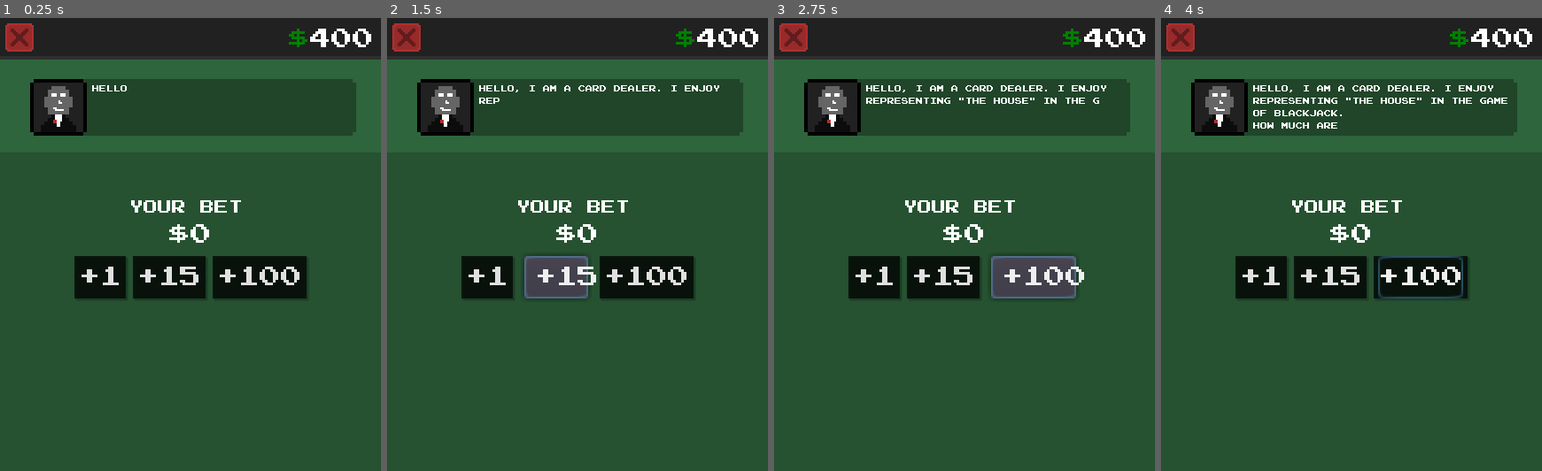
Above: before the commit, frames 1-4 (left to right).
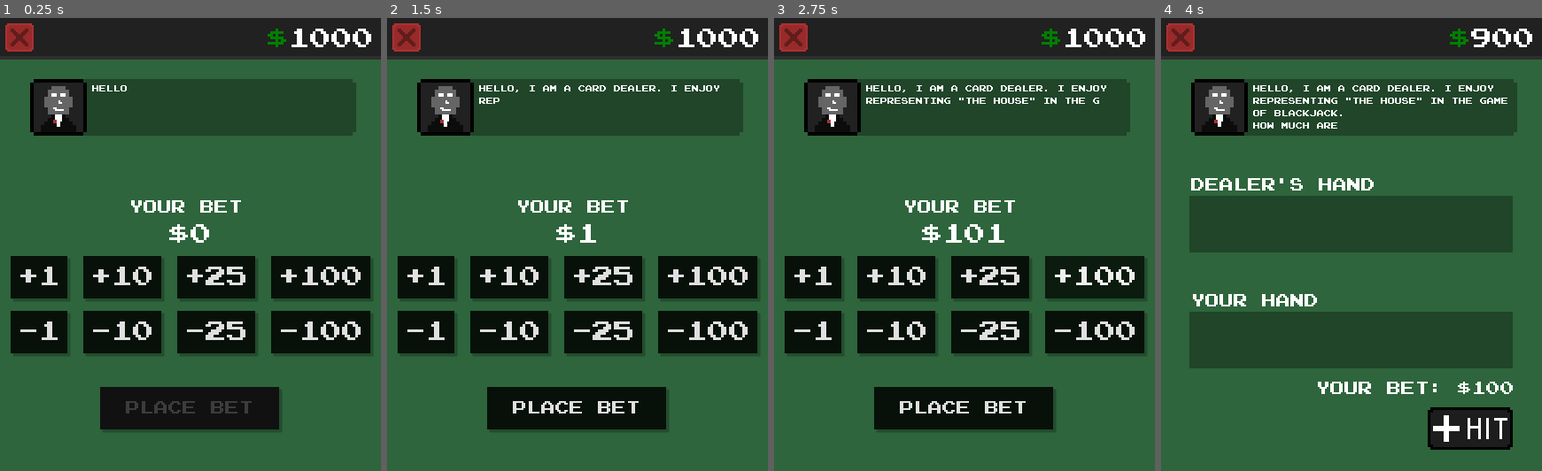
Above: after the commit, the same moments.

Repository: Ichicoro/godot-blackjack
Game: Godot game, scene res://scenes/GameView.tscn
The game is run twice, just before and just after one commit, with the same random seed, the same clock (stepped at 60 frames per second) and the same inputs.
Inputs (mouse positions are in pixels of both pictures, inside the frame that each line leads up to):
- Up to frame 1 (0.25 s): no input
- Up to frame 2 (1.5 s): click "+1" at 0.5 s; click (554, 276) at 1.25 s, where only the run before the commit has a clickable "+15"
- Up to frame 3 (2.75 s): click "+100" at 2 s
- Up to frame 4 (4 s): click (1199, 330) at 2.75 s, where only the run after the commit has a clickable "-1"; click (1351, 407) at 3.5 s, where only the run after the commit has a clickable "PLACE BET"

The runs differ from the first frame. In frame 1, 17% of the frame differs, in the area x 2-98%, y 2-91%; in frame 2, 19%; in frame 3, 20%; in frame 4, 10%.
Error before the commit: Trying to assign value of type 'GridContainer' to a variable of type 'Card.gd'. (res://scripts/TableManager.gd:76)

Commit message:
Start work on the dealing part of the round, and finish the betting panel

Diff:
--- a/project.godot
+++ b/project.godot
@@ -23,6 +23,10 @@
 config/name="Blackjack"
 run/main_scene="res://scenes/GameView.tscn"
 config/icon="res://assets/dealer_icon.png"
+
+[autoload]
+
+UserData="*res://scripts/UserData.gd"
 
 [display]
 
@@ -62,3 +66,4 @@
 [rendering]
 
 environment/default_environment="res://default_env.tres"
+quality/driver/driver_name.HTML5="GLES2"
--- /dev/null
+++ b/scenes/BettingButton.tscn
@@ -0,0 +1,70 @@
+[gd_scene load_steps=7 format=2]
+
+[ext_resource path="res://assets/big_font.tres" type="DynamicFont" id=1]
+
+[sub_resource type="StyleBoxFlat" id=7]
+content_margin_left = 8.0
+content_margin_right = 8.0
+bg_color = Color( 0.0470588, 0.109804, 0.0588235, 1 )
+shadow_color = Color( 0, 0, 0, 0.239216 )
+shadow_size = 1
+shadow_offset = Vector2( 3, 3 )
+
+[sub_resource type="StyleBoxFlat" id=8]
+content_margin_left = 4.0
+content_margin_top = 6.0
+bg_color = Color( 0, 0, 0, 0 )
+shadow_color = Color( 0.0470588, 0.109804, 0.0588235, 1 )
+shadow_size = 1
+shadow_offset = Vector2( 3, 3 )
+anti_aliasing = false
+
+[sub_resource type="StyleBoxFlat" id=6]
+content_margin_left = 8.0
+content_margin_right = 8.0
+bg_color = Color( 0.07, 0.07, 0.07, 1 )
+shadow_color = Color( 0, 0, 0, 0.239216 )
+shadow_size = 1
+shadow_offset = Vector2( 3, 3 )
+anti_aliasing = false
+
+[sub_resource type="StyleBoxFlat" id=4]
+content_margin_left = 8.0
+content_margin_right = 8.0
+bg_color = Color( 0.0313726, 0.0705882, 0.0392157, 1 )
+shadow_color = Color( 0, 0, 0, 0.239216 )
+shadow_size = 1
+shadow_offset = Vector2( 3, 3 )
+anti_aliasing = false
+
+[sub_resource type="GDScript" id=5]
+script/source = "extends Button
+
+signal pressed_betting_button(amount)
+
+func _ready():
+	pass
+
+func _on_Button_pressed():
+	var amount = int(self.text)
+	emit_signal(\"pressed_betting_button\", amount)
+
+"
+
+[node name="Button" type="Button"]
+margin_right = 88.0
+margin_bottom = 48.0
+focus_mode = 0
+custom_styles/hover = SubResource( 7 )
+custom_styles/pressed = SubResource( 8 )
+custom_styles/focus = SubResource( 7 )
+custom_styles/disabled = SubResource( 6 )
+custom_styles/normal = SubResource( 4 )
+custom_fonts/font = ExtResource( 1 )
+enabled_focus_mode = 0
+text = "+50"
+script = SubResource( 5 )
+__meta__ = {
+"_edit_use_anchors_": false
+}
+[connection signal="pressed" from="." to="." method="_on_Button_pressed"]
--- a/scenes/Card.tscn
+++ b/scenes/Card.tscn
@@ -1,9 +1,10 @@
-[gd_scene load_steps=5 format=2]
+[gd_scene load_steps=6 format=2]
 
 [ext_resource path="res://assets/card_font.tres" type="DynamicFont" id=1]
 [ext_resource path="res://scripts/Card.gd" type="Script" id=2]
 [ext_resource path="res://assets/card_icons/clubs.png" type="Texture" id=3]
 [ext_resource path="res://assets/card_background.png" type="Texture" id=4]
+[ext_resource path="res://assets/card_back.png" type="Texture" id=5]
 
 [node name="Card" type="Control"]
 anchor_right = 0.056
@@ -48,3 +49,9 @@
 __meta__ = {
 "_edit_use_anchors_": false
 }
+
+[node name="CardBack" type="TextureRect" parent="."]
+visible = false
+margin_right = 24.0
+margin_bottom = 32.0
+texture = ExtResource( 5 )
--- a/scenes/GameView.tscn
+++ b/scenes/GameView.tscn
@@ -1,6 +1,5 @@
-[gd_scene load_steps=15 format=2]
-
-[ext_resource path="res://scenes/Card.tscn" type="PackedScene" id=1]
+[gd_scene load_steps=17 format=2]
+
 [ext_resource path="res://assets/table_font.tres" type="DynamicFont" id=2]
 [ext_resource path="res://assets/buttons/hit_button.png" type="Texture" id=3]
 [ext_resource path="res://assets/dealer_icon.png" type="Texture" id=4]
@@ -15,19 +14,47 @@
 
 [sub_resource type="StyleBoxFlat" id=2]
 bg_color = Color( 0, 0, 0, 0.188235 )
+draw_center = false
 
 [sub_resource type="StyleBoxFlat" id=3]
 bg_color = Color( 0, 0, 0, 0.313726 )
 
-[sub_resource type="StyleBoxFlat" id=6]
-bg_color = Color( 0, 0, 0, 0.701961 )
-expand_margin_left = 5.0
-expand_margin_right = 5.0
+[sub_resource type="StyleBoxFlat" id=7]
+content_margin_left = 8.0
+content_margin_right = 8.0
+bg_color = Color( 0.0470588, 0.109804, 0.0588235, 1 )
 shadow_color = Color( 0, 0, 0, 0.239216 )
 shadow_size = 1
-shadow_offset = Vector2( 2, 2 )
-
-[sub_resource type="GDScript" id=5]
+shadow_offset = Vector2( 3, 3 )
+
+[sub_resource type="StyleBoxFlat" id=8]
+content_margin_left = 4.0
+content_margin_top = 6.0
+bg_color = Color( 0, 0, 0, 0 )
+shadow_color = Color( 0.0470588, 0.109804, 0.0588235, 1 )
+shadow_size = 1
+shadow_offset = Vector2( 3, 3 )
+anti_aliasing = false
+
+[sub_resource type="StyleBoxFlat" id=6]
+content_margin_left = 8.0
+content_margin_right = 8.0
+bg_color = Color( 0.07, 0.07, 0.07, 1 )
+shadow_color = Color( 0, 0, 0, 0.239216 )
+shadow_size = 1
+shadow_offset = Vector2( 3, 3 )
+anti_aliasing = false
+
+[sub_resource type="StyleBoxFlat" id=4]
+content_margin_left = 8.0
+content_margin_right = 8.0
+bg_color = Color( 0.0313726, 0.0705882, 0.0392157, 1 )
+shadow_color = Color( 0, 0, 0, 0.239216 )
+shadow_size = 1
+shadow_offset = Vector2( 3, 3 )
+anti_aliasing = false
+
+[sub_resource type="GDScript" id=9]
 script/source = "extends Label
 
 
@@ -106,49 +133,6 @@
 __meta__ = {
 "_edit_use_anchors_": false
 }
-
-[node name="Card" parent="DealingPanel/PlayerHandPanel/GridContainer" instance=ExtResource( 1 )]
-anchor_right = 0.0
-anchor_bottom = 0.0
-margin_right = 0.0
-margin_bottom = 0.0
-card_type = 2
-card_sign = 2
-
-[node name="Card2" parent="DealingPanel/PlayerHandPanel/GridContainer" instance=ExtResource( 1 )]
-anchor_right = 0.0
-anchor_bottom = 0.0
-margin_left = 16.0
-margin_right = 16.0
-margin_bottom = 0.0
-card_type = 9
-
-[node name="Card4" parent="DealingPanel/PlayerHandPanel/GridContainer" instance=ExtResource( 1 )]
-anchor_right = 0.0
-anchor_bottom = 0.0
-margin_left = 32.0
-margin_right = 32.0
-margin_bottom = 0.0
-card_type = 3
-card_sign = 1
-
-[node name="Card5" parent="DealingPanel/PlayerHandPanel/GridContainer" instance=ExtResource( 1 )]
-anchor_right = 0.0
-anchor_bottom = 0.0
-margin_left = 48.0
-margin_right = 48.0
-margin_bottom = 0.0
-card_type = 1
-card_sign = 3
-
-[node name="Card6" parent="DealingPanel/PlayerHandPanel/GridContainer" instance=ExtResource( 1 )]
-anchor_right = 0.0
-anchor_bottom = 0.0
-margin_left = 64.0
-margin_right = 64.0
-margin_bottom = 0.0
-card_type = 1
-card_sign = 3
 
 [node name="DealerLabel" type="Label" parent="DealingPanel"]
 margin_left = 34.0
@@ -197,49 +181,6 @@
 __meta__ = {
 "_edit_use_anchors_": false
 }
-
-[node name="Card" parent="DealingPanel/DealerHandPanel/GridContainer" instance=ExtResource( 1 )]
-anchor_right = 0.0
-anchor_bottom = 0.0
-margin_right = 0.0
-margin_bottom = 0.0
-card_type = 1
-card_sign = 2
-
-[node name="Card2" parent="DealingPanel/DealerHandPanel/GridContainer" instance=ExtResource( 1 )]
-anchor_right = 0.0
-anchor_bottom = 0.0
-margin_left = 16.0
-margin_right = 16.0
-margin_bottom = 0.0
-card_type = 8
-
-[node name="Card3" parent="DealingPanel/DealerHandPanel/GridContainer" instance=ExtResource( 1 )]
-anchor_right = 0.0
-anchor_bottom = 0.0
-margin_left = 32.0
-margin_right = 32.0
-margin_bottom = 0.0
-card_type = 6
-card_sign = 3
-
-[node name="Card4" parent="DealingPanel/DealerHandPanel/GridContainer" instance=ExtResource( 1 )]
-anchor_right = 0.0
-anchor_bottom = 0.0
-margin_left = 48.0
-margin_right = 48.0
-margin_bottom = 0.0
-card_type = 3
-card_sign = 1
-
-[node name="Card5" parent="DealingPanel/DealerHandPanel/GridContainer" instance=ExtResource( 1 )]
-anchor_right = 0.0
-anchor_bottom = 0.0
-margin_left = 64.0
-margin_right = 64.0
-margin_bottom = 0.0
-card_type = 1
-card_sign = 3
 
 [node name="TextureButton" type="TextureButton" parent="DealingPanel"]
 margin_left = 300.817
@@ -262,7 +203,7 @@
 "_edit_use_anchors_": false
 }
 
-[node name="Label" type="Label" parent="BettingPanel"]
+[node name="BetAmount" type="Label" parent="BettingPanel"]
 anchor_left = 0.5
 anchor_top = 0.5
 anchor_right = 0.5
@@ -305,36 +246,33 @@
 "_edit_use_anchors_": false
 }
 
-[node name="1btn" type="Button" parent="BettingPanel/RaiseButtonsContainer"]
-margin_left = 89.0
-margin_right = 137.0
-margin_bottom = 48.0
-custom_styles/normal = SubResource( 6 )
-custom_fonts/font = ExtResource( 9 )
-text = "+1"
-__meta__ = {
-"_edit_use_anchors_": false
-}
-
-[node name="15btn" type="Button" parent="BettingPanel/RaiseButtonsContainer"]
-margin_left = 155.0
-margin_right = 227.0
-margin_bottom = 48.0
-custom_styles/normal = SubResource( 6 )
-custom_fonts/font = ExtResource( 9 )
-text = "+15"
-__meta__ = {
-"_edit_use_anchors_": false
-}
-
-[node name="100btn" type="Button" parent="BettingPanel/RaiseButtonsContainer"]
-margin_left = 245.0
-margin_right = 341.0
-margin_bottom = 48.0
-custom_styles/normal = SubResource( 6 )
-custom_fonts/font = ExtResource( 9 )
-custom_constants/hseparation = 0
-text = "+100"
+[node name="LowerButtonsContainer" type="HBoxContainer" parent="BettingPanel"]
+margin_top = 179.0
+margin_right = 430.0
+margin_bottom = 227.0
+custom_constants/separation = 18
+alignment = 1
+__meta__ = {
+"_edit_use_anchors_": false
+}
+
+[node name="PlaceBetButton" type="Button" parent="BettingPanel"]
+margin_left = 113.0
+margin_top = 265.0
+margin_right = 315.0
+margin_bottom = 313.0
+grow_horizontal = 2
+grow_vertical = 2
+focus_mode = 0
+custom_styles/hover = SubResource( 7 )
+custom_styles/pressed = SubResource( 8 )
+custom_styles/focus = SubResource( 7 )
+custom_styles/disabled = SubResource( 6 )
+custom_styles/normal = SubResource( 4 )
+custom_fonts/font = ExtResource( 2 )
+disabled = true
+enabled_focus_mode = 0
+text = "PLACE BET"
 __meta__ = {
 "_edit_use_anchors_": false
 }
@@ -392,4 +330,5 @@
 [node name="TextTimer" type="Timer" parent="Dealer"]
 wait_time = 0.05
 autostart = true
+[connection signal="pressed" from="BettingPanel/PlaceBetButton" to="." method="_on_PlaceBetButton_pressed"]
 [connection signal="timeout" from="Dealer/TextTimer" to="Dealer/DealerText" method="_on_TextTimer_timeout"]
--- a/scenes/TopBar.tscn
+++ b/scenes/TopBar.tscn
@@ -7,6 +7,19 @@
 bg_color = Color( 0.133333, 0.133333, 0.133333, 1 )
 border_width_bottom = 4
 border_color = Color( 0.184314, 0.184314, 0.184314, 1 )
+
+[sub_resource type="GDScript" id=2]
+script/source = "extends RichTextLabel
+
+const credit_template = \"[right][color=green]$[/color]%s[/right]\"
+
+func _ready():
+	update_credit(UserData.credit)
+	UserData.connect(\"credit_changed\", self, \"update_credit\")
+
+func update_credit(new_credit):
+	self.bbcode_text = credit_template % str(new_credit)
+"
 
 [node name="Control" type="Control"]
 anchor_right = 1.0
@@ -34,6 +47,7 @@
 bbcode_enabled = true
 bbcode_text = "[right][color=green]$[/color]400[/right]"
 text = "$400"
+script = SubResource( 2 )
 __meta__ = {
 "_edit_use_anchors_": false
 }
--- a/scripts/Card.gd
+++ b/scripts/Card.gd
@@ -29,6 +29,7 @@
 
 export(CardType) var card_type: int setget card_type_set
 export(CardSign) var card_sign: int setget card_sign_set
+export(bool) var flipped: bool setget set_flipped
 
 
 const sign_images = [
@@ -124,3 +125,8 @@
 	else:
 		$CardSignTexture.rect_position = Vector2(7, 15)
 	$CardTypeLabel.add_color_override("font_color", get_sign_color(self.card_sign))
+
+
+func set_flipped(is_flipped):
+	flipped = is_flipped
+	$CardBack.visible = flipped
--- a/scripts/TableManager.gd
+++ b/scripts/TableManager.gd
@@ -1,6 +1,7 @@
 extends Control
 
 const CardScene = preload("res://scenes/Card.tscn")
+const BettingButton = preload("res://scenes/BettingButton.tscn")
 
 enum Hand {
 	PLAYER,
@@ -17,7 +18,7 @@
 }
 
 var deck = []
-var round_state: int = RoundState.BETTING
+var round_state: int = RoundState.BETTING setget set_round_state
 
 var player_bet: int = 0 setget set_player_bet
 
@@ -25,21 +26,37 @@
 onready var dealer_hand_container = $DealingPanel/DealerHandPanel/GridContainer
 onready var ingame_bet_label = $DealingPanel/IngameBetLabel
 
+onready var raise_buttons_container = $BettingPanel/RaiseButtonsContainer
+onready var lower_buttons_container = $BettingPanel/LowerButtonsContainer
+onready var betting_panel_bet_amount_label = $BettingPanel/BetAmount
+onready var place_bet_button = $BettingPanel/PlaceBetButton
+
 
 func _ready():
+	# Setup deck
 	deck = Card.generate_deck()
 
-	set_player_bet(500)
+	# Set round state
+	set_round_state(RoundState.BETTING)
 
-	deal_card({"card_type": Card.CardType.FIVE, "card_sign": Card.CardSign.HEARTS}, Hand.DEALER)
+	# Setup betting UI
+	for child in raise_buttons_container.get_children():
+		child.queue_free()
+	for child in lower_buttons_container.get_children():
+		child.queue_free()
+	for i in [1, 10, 25, 100]:
+		var btn = BettingButton.instance()
+		btn.text = "+" + str(i)
+		btn.connect("pressed_betting_button", self, "handle_bet_button")
+		raise_buttons_container.add_child(btn)
 
-	print("-- player hand value --")
-	get_hand_value(Hand.PLAYER)
+		btn = BettingButton.instance()
+		btn.text = "-" + str(i)
+		btn.connect("pressed_betting_button", self, "handle_bet_button")
+		lower_buttons_container.add_child(btn)
 
-	print("-- dealer hand value --")
-	get_hand_value(Hand.DEALER)
-#	var card = CardScene.instance().init(Card.CardSign.HEARTS, Card.CardType.FOUR)
-#	$HandPanel/GridContainer.add_child(card)
+	update_button_states()
+#	deal_card({"card_type": Card.CardType.FIVE, "card_sign": Card.CardSign.HEARTS}, Hand.DEALER)
 
 
 func get_hand_value(whose: int):
@@ -69,10 +86,56 @@
 	if value < 0: return
 	player_bet = value
 	ingame_bet_label.text = "YOUR BET: $%s" % str(value)
+	betting_panel_bet_amount_label.text = "$%s" % value
 	print(ingame_bet_label.text)
 
 
-func deal_card(which, to_who: int):
+func set_round_state(state):
+	round_state = state
+	if round_state == RoundState.IDLE:
+		pass
+
+
+func deal_card(which, to_who: int, flipped = false):
 	var hand_container: Card = player_hand_container if to_who==Hand.PLAYER else dealer_hand_container
-	var card = CardScene.instance().init(which.card_sign, which.card_type)
+	var card = CardScene.instance().init(Card.CardSign[which.card_sign], Card.CardType[which.card_type])
+	card.flipped = flipped
 	hand_container.add_child(card)
+
+
+func handle_bet_button(amount):
+	set_player_bet(player_bet + amount)
+	#UserData.credit -= amount
+	update_button_states()
+
+
+func update_button_states():
+	place_bet_button.disabled = (player_bet == 0)
+	for button in raise_buttons_container.get_children():
+		button.disabled = (int(button.text)+player_bet > UserData.credit)
+	for button in lower_buttons_container.get_children():
+		button.disabled = (UserData.credit - (player_bet+int(button.text)) < 0)
+
+
+func _on_PlaceBetButton_pressed():
+	UserData.credit -= player_bet
+	start_round()
+
+
+func start_round():
+	$BettingPanel.hide()
+	$DealingPanel.show()
+	set_round_state(RoundState.DEALING_INITIAL)
+	yield(get_tree().create_timer(0.5), "timeout")
+
+	# Deal cards
+	deal_card(deck.pop_front(), Hand.PLAYER)
+	yield(get_tree().create_timer(0.5), "timeout")
+	deal_card(deck.pop_front(), Hand.PLAYER)
+	yield(get_tree().create_timer(0.5), "timeout")
+	deal_card(deck.pop_front(), Hand.DEALER)
+	yield(get_tree().create_timer(0.5), "timeout")
+	deal_card(deck.pop_front(), Hand.DEALER, true)
+
+	# Wait for the player
+	set_round_state(RoundState.IDLE)
--- /dev/null
+++ b/scripts/UserData.gd
@@ -0,0 +1,12 @@
+extends Node
+
+signal credit_changed(new_credit)
+
+var credit = 1000 setget set_credit
+
+func _ready():
+	pass
+
+func set_credit(new_credit):
+	credit = new_credit
+	emit_signal("credit_changed", new_credit)
Binary file added: assets/card_back.png
Not shown, added: assets/card_back.png.import
Not shown: 1 places in scenes/GameView.tscn that only renumber resources
Not shown: 1 places in scenes/TopBar.tscn that only renumber resources
Not shown, changed: .gitignore
